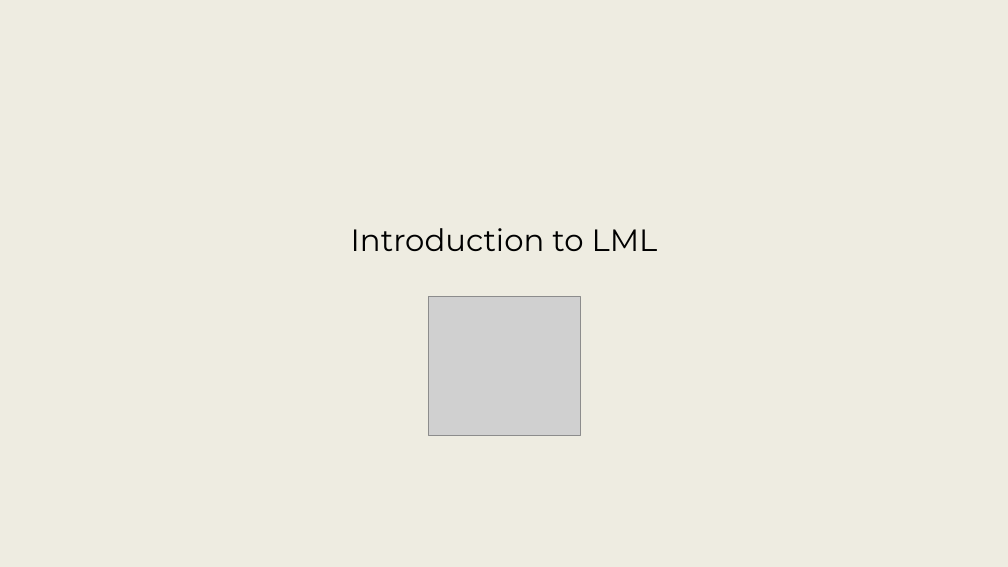
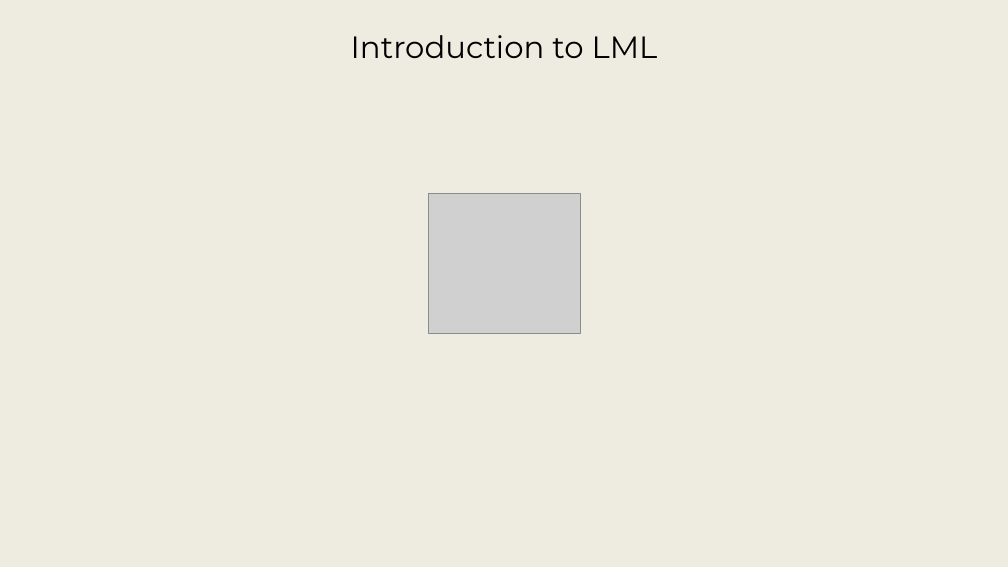
Before and after one commit to srudder16/Lifecycle_Modeling, a slide deck: slide 5 of 2025_WSRC/2026 WSRC Tutorial - 1.pptx. Drawn at 1008x567 pixels with LibreOffice and Linux fonts; fonts in the diff are those of the drawing; grey boxes stand for pictures; background and template pictures are left out. Boxes give left, top, right and bottom in pixels: in the first picture for what was removed or moved away, otherwise in the second. Text is boxed around its words. In the diff, an @@ line names an element or a change of style, - is before the commit and + after.

```diff
--- a/2025_WSRC/2026 WSRC Tutorial - 1.pptx
+++ b/2025_WSRC/2026 WSRC Tutorial - 1.pptx
@@ title "Introduction to LML": place and size @@
-title "Introduction to LML" at (351, 228, 658, 251)
+title "Introduction to LML" at (351, 35, 658, 58)
@@ picture: place and size @@
-picture at (428, 296, 580, 436)
+picture at (428, 194, 580, 333)
```
Also in this commit, not shown: 5 other slides changed, 6 slides added, 2 other files.
